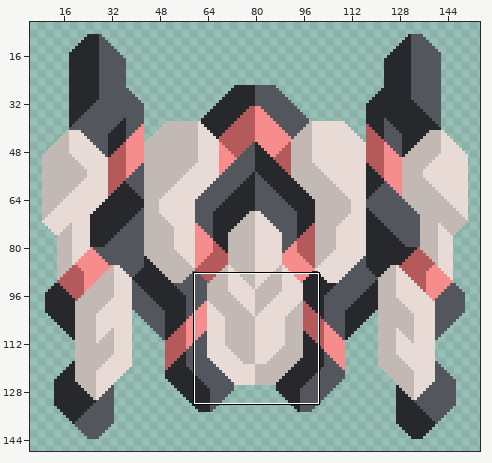
Sprite sheet, stored at sprites/blocks/turrets/intermediary/intermediary-preview.png. The picture above shows the old version from afar; the outline marks the close-up.
Close-up. Before:
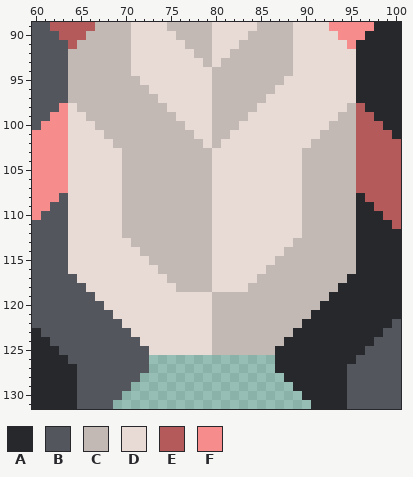
The file is 160x160 pixels. Shown: x 60..100, y 89..131. The wide view leaves out empty margins.
Palette (. is transparent): A #26282b  B #53575d  C #c3b9b4  D #e8dbd5  E #b55a5a  F #f68c8c
Pixels before, first column x 60:
 89 BBEEEEECCCCDDDDCCCCCDDDDDCCCCDDDDFFFFFAAA
 90 BBBEEECCCCCDDDDDCCCCDDDDCCCCCDDDDDFFFAAAA
 91 BBBBECCCCCCDDDDDDCCCDDDCCCCCCDDDDDDFAAAAA
 92 BBBBCCCCCCCDDDDDDDCCDDCCCCCCCDDDDDDDAAAAA
 93 BBBBCCCCCCCDDDDDDDDCDCCCCCCCCDDDDDDDAAAAA
 94 BBBBCCCCCCCDDDDDDDDDCCCCCCCCCDDDDDDDAAAAA
 95 BBBBCCCCCCCCDDDDDDDDCCCCCCCCDDDDDDDDAAAAA
 96 BBBBCCCCCCCCCDDDDDDDCCCCCCCDDDDDDDDDAAAAA
 97 BBBBCCCCCCCCCCDDDDDDCCCCCCDDDDDDDDDDAAAAA
 98 BBBFDCCCCCCCCCCDDDDDCCCCCDDDDDDDDDDCEAAAA
 99 BBFFDDCCCCCCCCCCDDDDCCCCDDDDDDDDDDCCEEAAA
100 BFFFDDDCCCCCCCCCCDDDCCCDDDDDDDDDDCCCEEEAA
101 FFFFDDDDCCCCCCCCCCDDCCDDDDDDDDDDCCCCEEEEA
102 FFFFDDDDDCCCCCCCCCCDCDDDDDDDDDDCCCCCEEEEE
103 FFFFDDDDDDCCCCCCCCCCDDDDDDDDDDCCCCCCEEEEE
104 FFFFDDDDDDCCCCCCCCCCDDDDDDDDDDCCCCCCEEEEE
105 FFFFDDDDDDCCCCCCCCCCDDDDDDDDDDCCCCCCEEEEE
106 FFFFDDDDDDCCCCCCCCCCDDDDDDDDDDCCCCCCEEEEE
107 FFFFDDDDDDCCCCCCCCCCDDDDDDDDDDCCCCCCEEEEE
108 FFFBDDDDDDCCCCCCCCCCDDDDDDDDDDCCCCCCAEEEE
109 FFBBDDDDDDCCCCCCCCCCDDDDDDDDDDCCCCCCAAEEE
110 FBBBDDDDDDCCCCCCCCCCDDDDDDDDDDCCCCCCAAAEE
111 BBBBDDDDDDCCCCCCCCCCDDDDDDDDDDCCCCCCAAAAE
112 BBBBDDDDDDCCCCCCCCCCDDDDDDDDDDCCCCCCAAAAA
113 BBBBDDDDDDDCCCCCCCCCDDDDDDDDDCCCCCCCAAAAA
114 BBBBDDDDDDDDCCCCCCCCDDDDDDDDCCCCCCCCAAAAA
115 BBBBDDDDDDDDDCCCCCCCDDDDDDDCCCCCCCCCAAAAA
116 BBBBDDDDDDDDDDCCCCCCDDDDDDCCCCCCCCCCAAAAA
117 BBBBBDDDDDDDDDDCCCCCDDDDDCCCCCCCCCCAAAAAA
118 BBBBBBDDDDDDDDDDCCCCDDDDCCCCCCCCCCAAAAAAA
119 BBBBBBBDDDDDDDDDDDDDCCCCCCCCCCCCCAAAAAAAA
120 BBBBBBBBDDDDDDDDDDDDCCCCCCCCCCCCAAAAAAAAA
121 BBBBBBBBBDDDDDDDDDDDCCCCCCCCCCCAAAAAAAAAA
122 BBBBBBBBBBDDDDDDDDDDCCCCCCCCCCAAAAAAAAAAB
123 ABBBBBBBBBBDDDDDDDDDCCCCCCCCCAAAAAAAAAABB
124 AABBBBBBBBBBDDDDDDDDCCCCCCCCAAAAAAAAAABBB
125 AAABBBBBBBBBBDDDDDDDCCCCCCCAAAAAAAAAABBBB
126 AAAABBBBBBBBB..............AAAAAAAAABBBBB
127 AAAAABBBBBBBB..............AAAAAAAABBBBBB
128 AAAAABBBBBBB................AAAAAAABBBBBB
129 AAAAABBBBBB..................AAAAAABBBBBB
130 AAAAABBBBB....................AAAAABBBBBB
131 AAAAABBBB......................AAAABBBBBB
The result:
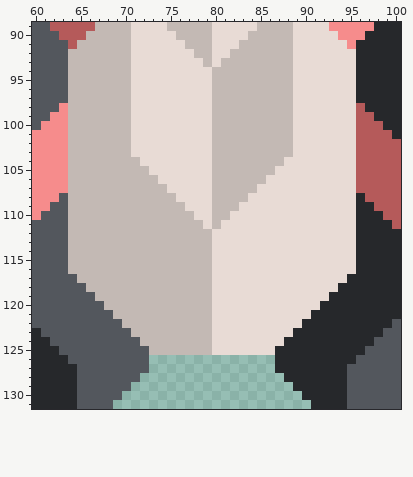
The exact change:
y 95: x 71 C -> D; x 88 D -> C
y 96: x 71..72 CC -> DD; x 87..88 DD -> CC
y 97: x 71..73 CCC -> DDD; x 86..88 DDD -> CCC
y 98: x 64 D -> C; x 71..74 CCCC -> DDDD; x 85..88 DDDD -> CCCC; x 95 C -> D
y 99: x 64..65 DD -> CC; x 71..75 CCCCC -> DDDDD; x 84..88 DDDDD -> CCCCC; x 94..95 CC -> DD
y 100: x 64..66 DDD -> CCC; x 71..76 CCCCCC -> DDDDDD; x 83..88 DDDDDD -> CCCCCC; x 93..95 CCC -> DDD
y 101: x 64..67 DDDD -> CCCC; x 71..77 CCCCCCC -> DDDDDDD; x 82..88 DDDDDDD -> CCCCCCC; x 92..95 CCCC -> DDDD
y 102: x 64..68 DDDDD -> CCCCC; x 71..78 CCCCCCCC -> DDDDDDDD; x 81..88 DDDDDDDD -> CCCCCCCC; x 91..95 CCCCC -> DDDDD
y 103: x 64..69 DDDDDD -> CCCCCC; x 71..88 CCCCCCCCCDDDDDDDDD -> DDDDDDDDDCCCCCCCCC; x 90..95 CCCCCC -> DDDDDD
y 104: x 64..69 DDDDDD -> CCCCCC; x 72..87 CCCCCCCCDDDDDDDD -> DDDDDDDDCCCCCCCC; x 90..95 CCCCCC -> DDDDDD
y 105: x 64..69 DDDDDD -> CCCCCC; x 73..86 CCCCCCCDDDDDDD -> DDDDDDDCCCCCCC; x 90..95 CCCCCC -> DDDDDD
y 106: x 64..69 DDDDDD -> CCCCCC; x 74..85 CCCCCCDDDDDD -> DDDDDDCCCCCC; x 90..95 CCCCCC -> DDDDDD
y 107: x 64..69 DDDDDD -> CCCCCC; x 75..84 CCCCCDDDDD -> DDDDDCCCCC; x 90..95 CCCCCC -> DDDDDD
y 108: x 64..69 DDDDDD -> CCCCCC; x 76..83 CCCCDDDD -> DDDDCCCC; x 90..95 CCCCCC -> DDDDDD
y 109: x 64..69 DDDDDD -> CCCCCC; x 77..82 CCCDDD -> DDDCCC; x 90..95 CCCCCC -> DDDDDD
y 110: x 64..69 DDDDDD -> CCCCCC; x 78..81 CCDD -> DDCC; x 90..95 CCCCCC -> DDDDDD
y 111: x 64..69 DDDDDD -> CCCCCC; x 79..80 CD -> DC; x 90..95 CCCCCC -> DDDDDD
y 112: x 64..69 DDDDDD -> CCCCCC; x 90..95 CCCCCC -> DDDDDD
y 113: x 64..70 DDDDDDD -> CCCCCCC; x 89..95 CCCCCCC -> DDDDDDD
y 114: x 64..71 DDDDDDDD -> CCCCCCCC; x 88..95 CCCCCCCC -> DDDDDDDD
y 115: x 64..72 DDDDDDDDD -> CCCCCCCCC; x 87..95 CCCCCCCCC -> DDDDDDDDD
y 116: x 64..73 DDDDDDDDDD -> CCCCCCCCCC; x 86..95 CCCCCCCCCC -> DDDDDDDDDD
y 117: x 65..74 DDDDDDDDDD -> CCCCCCCCCC; x 85..94 CCCCCCCCCC -> DDDDDDDDDD
y 118: x 66..75 DDDDDDDDDD -> CCCCCCCCCC; x 84..93 CCCCCCCCCC -> DDDDDDDDDD
y 119: x 67..92 DDDDDDDDDDDDDCCCCCCCCCCCCC -> CCCCCCCCCCCCCDDDDDDDDDDDDD
y 120: x 68..91 DDDDDDDDDDDDCCCCCCCCCCCC -> CCCCCCCCCCCCDDDDDDDDDDDD
y 121: x 69..90 DDDDDDDDDDDCCCCCCCCCCC -> CCCCCCCCCCCDDDDDDDDDDD
y 122: x 70..89 DDDDDDDDDDCCCCCCCCCC -> CCCCCCCCCCDDDDDDDDDD
y 123: x 71..88 DDDDDDDDDCCCCCCCCC -> CCCCCCCCCDDDDDDDDD
y 124: x 72..87 DDDDDDDDCCCCCCCC -> CCCCCCCCDDDDDDDD
y 125: x 73..86 DDDDDDDCCCCCCC -> CCCCCCCDDDDDDD
